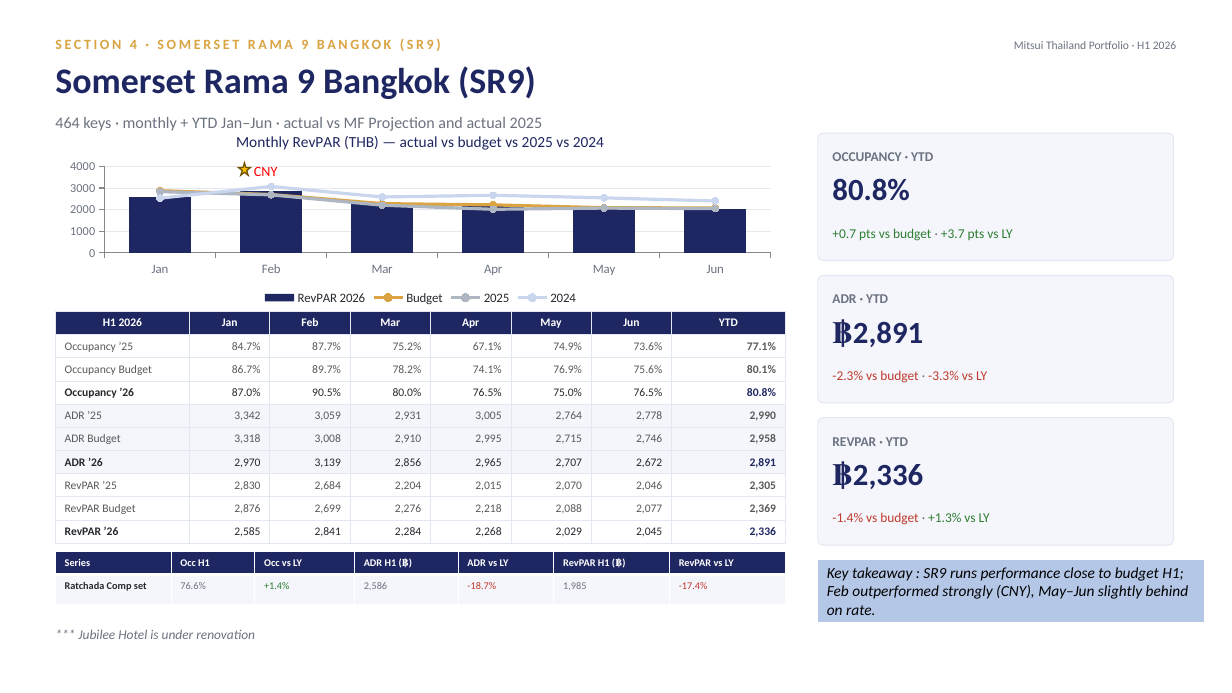
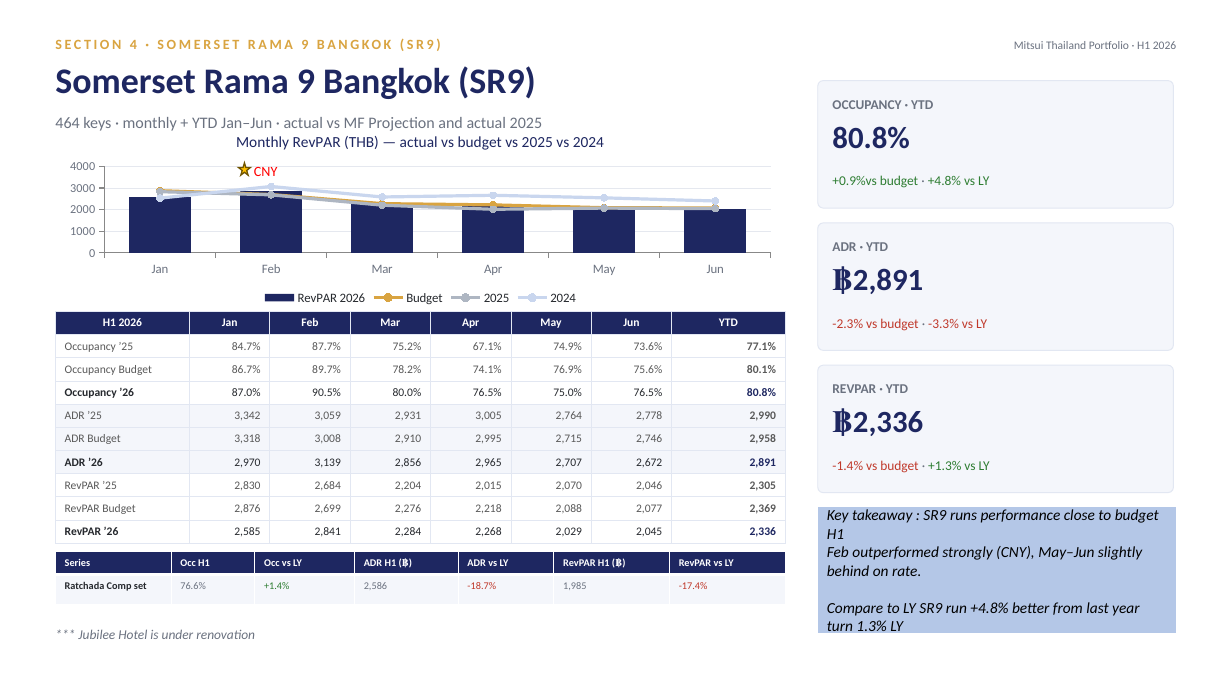
Before and after one commit to Chavin2543/mae-workspace, a slide deck: slide 16 of output/Portfolio_Performance_Report_H1-2026.pptx. Drawn at 1232x693 pixels with LibreOffice and Linux fonts; fonts in the diff are those of the drawing. Boxes give left, top, right and bottom in pixels: in the first picture for what was removed or moved away, otherwise in the second. Text is boxed around its words. In the diff, an @@ line names an element or a change of style, - is before the commit and + after.

```diff
--- a/output/Portfolio_Performance_Report_H1-2026.pptx
+++ b/output/Portfolio_Performance_Report_H1-2026.pptx
@@ 6 texts, 2 rounded rectangles moved together from (x1=818, y1=133, x2=1174, y2=545) to (x1=818, y1=80, x2=1174, y2=493) @@
@@ text at (x1=832, y1=175, x2=989, y2=188): text changed @@
-+0.7 pts vs budget · +3.7 pts vs LY
++0.9%vs budget · +4.8% vs LY
@@ 2 texts, 1 rounded rectangle moved together from (x1=818, y1=152, x2=1174, y2=525) to (x1=818, y1=100, x2=1174, y2=473) @@
@@ rectangle "Key takeaway : SR9 runs ..." resized from (x1=818, y1=559, x2=1204, y2=623) to (x1=818, y1=506, x2=1177, y2=634) @@
@@ text in rectangle at (x1=827, y1=509, x2=1159, y2=539): text changed @@
-Key takeaway : SR9 runs performance close to budget H1;
+Key takeaway : SR9 runs performance close to budget H1
@@ text in rectangle at (x1=827, y1=602, x2=1139, y2=636): paragraph added @@
+Compare to LY SR9 run +4.8% better from last year turn 1.3% LY
```
Also in this commit, not shown: 14 other slides changed.
